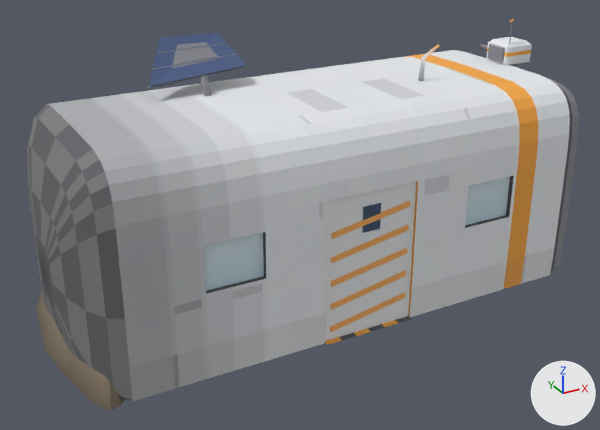
Renders of the glTF model assets/models/cabin/module_a.glb from each side of a commit.
Camera for both pictures: a 50 mm lens placed at (-4.85, -8.52, 5.26), pointed at (-0.25, -0.16, 1.08). Lighting does not change. The marker at lower right points along +X, +Y and +Z. The picture after the commit comes second. Vertices at exactly the same position are counted once.

In view in the first picture: 'Head', 'door', 'fade_glass', 'fade_shell', 'hull'.
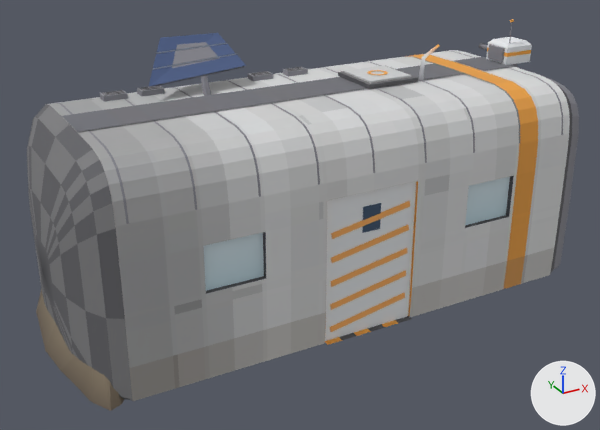
Boxes (x1, y1, x2, y2) around the edits, measured in the pictures (600 x 430 px):
part 1 of me_fade_shell, added
    after: (338, 66, 418, 89)
part 2 of me_fade_shell, added
    after: (345, 65, 411, 83)
part 3 of me_fade_shell, added
    after: (100, 90, 128, 102)
part 4 of me_fade_shell, added
    after: (137, 86, 164, 96)
part 5 of me_fade_shell, added
    after: (248, 71, 273, 81)
part 6 of me_fade_shell, added
    after: (283, 67, 308, 77)
part 7 of me_fade_shell, added
    after: (56, 51, 563, 224)
part 8 of me_fade_shell, recoloured (white to light grey)
    both: (51, 50, 569, 307)
part 9 of me_hull, recoloured
    both: (262, 50, 570, 330)
part 10 of me_hull, recoloured
    both: (52, 107, 530, 401)
part 11 of me_hull, recoloured
    both: (173, 255, 552, 378)
part 12 of me_hull, recoloured
    both: (233, 248, 554, 362)

The change, as a list of edits to the scene's bpy script:
```text
Change me_fade_shell:
    used by ob_fade_shell; location = (0.0, 0.0, 0.0)
    remove me_fade_shell.from_pydata(...)  # 1374 vertices, 2256 faces; spans x -2.92..2.92, y -1.42..1.41, z 1.0..3.2
    add me_fade_shell.from_pydata(...)  # 1830 vertices, 2762 faces; spans x -2.92..2.92, y -1.42..1.41, z 1.0..3.2
    me_fade_shell part 1: a new loose piece, a box spanning x 0.59..1.31, y -0.36..0.36, z 2.63..2.68, in mat_cabinvertex
    me_fade_shell part 2: a new loose piece, a box spanning x 0.65..1.25, y -0.3..0.3, z 2.68..2.7, in mat_cabinvertex
    me_fade_shell part 3: a new loose piece, a box spanning x -2.34..-2.06, y 0.7..0.86, z 2.592..2.672, in mat_cabinvertex
    me_fade_shell part 4: a new loose piece, a box spanning x -1.89..-1.61, y 0.7..0.86, z 2.592..2.672, in mat_cabinvertex
    me_fade_shell part 5: a new loose piece, a box spanning x -0.44..-0.16, y 0.7..0.86, z 2.592..2.672, in mat_cabinvertex
    me_fade_shell part 6: a new loose piece, a box spanning x 0.06..0.34, y 0.7..0.86, z 2.592..2.672, in mat_cabinvertex
    me_fade_shell part 7: 312 vertices added at x -2.92..2.92, y -1.41..1.41, z 2.0..2.71
    me_fade_shell part 8: 796 kept faces spanning x -2.92..2.92, y -1.42..1.41, z 1.0..2.62 get new vertex colours; the middle colour goes from white #e7e9ed to light grey #d4d5d5
    other edits to the shape of me_fade_shell do not show in these pictures
Change me_hull:
    where me_hull.from_pydata(...)  # 1584 vertices, 2421 faces; spans x -3.49..3.45, y -1.47..1.42, z 0.0..2.62
    used by ob_hull; location = (0.0, 0.0, 0.0)
    me_hull part 9: 320 faces centred in x -1.38..2.92, y -1.42..1.42, z 0.56..2.11 are repainted in the vertex colours; the middle colour goes from white #e7eaed to light grey #d4d5d6
    me_hull part 10: 172 faces centred in x -2.92..2.92, y -1.42..1.42, z 0.0..2.11 are repainted in the vertex colours; the middle colour goes from grey #a1a290 to grey #989891
    me_hull part 11: 78 faces centred in x -2.43..2.92, y -1.42..1.42, z 0.14..1.95 are repainted in the vertex colours; the middle colour goes from light grey #c6c9cc to grey #b5b5b5
    me_hull part 12: 98 faces centred in x -1.63..2.92, y -1.42..1.42, z 0.14..1.95 are repainted in the vertex colours; the middle colour goes from light grey #dddee0 to light grey #c1c1c0
```
